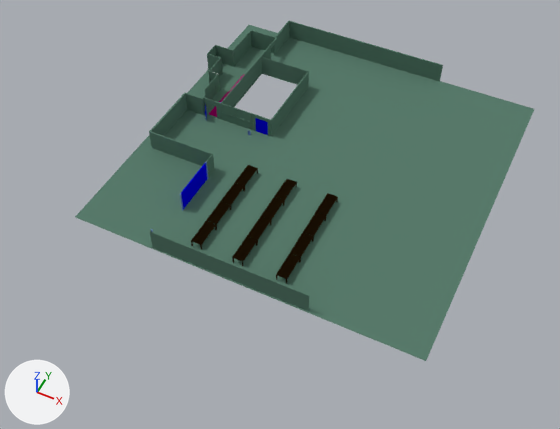
Before and after pictures for a commit that changed the Blender file triboo.blend.
Camera for both pictures: a 50 mm lens placed at (77.0, -246.0, 224.0), pointed at (-22.0, -48.0, -24.0). Lighting does not change. The marker at lower left points along +X, +Y and +Z.

Objects in the first picture: 'muri', 'pavimento 1 piano', 'tavolo.000', 'tavolo.002', 'tavolo.003', 'tavolo.004', 'tavolo.005', 'tavolo.006', 'tavolo.009', 'tavolo.010', 'tavolo.011'.
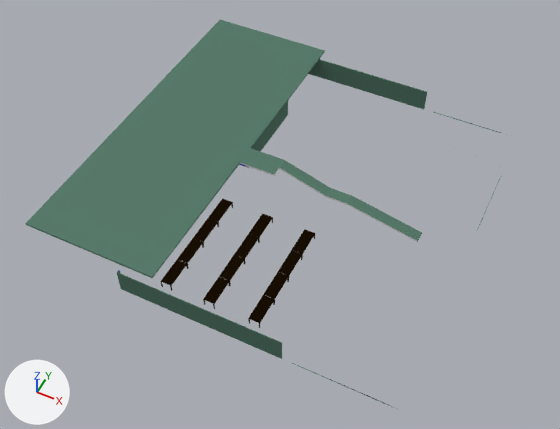
Diff of the bpy script that builds the scene:
```diff
--- a/triboo.blend.py
+++ b/triboo.blend.py
@@ me_plane_018 @@
+me_plane_018.from_pydata(...)  # 792 vertices, 788 faces; spans x -3.72..1.0, y -1.0..1.0, z -0.03..0.41
+# faces by material slot: [19, 769]
+me_plane_018.materials.append(mat_00_00_0000_0)  # its picture is missing
+me_plane_018.materials.append(mat_02_04_0002_0)  # its picture is missing
@@ ob_tavolo_011 @@
 ob_tavolo_011 = bpy.data.objects.new('tavolo.011', me_plane_015)
-ob_tavolo_011.location = (75.5, -34.5, -11.0)
+ob_tavolo_011.location = (75.5, -56.6, -11.0)
 ob_tavolo_011.scale = (3.01, 3.01, 3.01)
@@ ob_tavolo_010 @@
 ob_tavolo_010 = bpy.data.objects.new('tavolo.010', me_plane_014)
-ob_tavolo_010.location = (75.5, -46.4, -11.0)
+ob_tavolo_010.location = (75.5, -68.5, -11.0)
 ob_tavolo_010.scale = (3.01, 3.01, 3.01)
@@ ob_tavolo_009 @@
 ob_tavolo_009 = bpy.data.objects.new('tavolo.009', me_plane_013)
-ob_tavolo_009.location = (75.5, -70.2, -11.0)
+ob_tavolo_009.location = (75.5, -92.4, -11.0)
 ob_tavolo_009.scale = (3.01, 3.01, 3.01)
@@ ob_tavolo_006 @@
 ob_tavolo_006 = bpy.data.objects.new('tavolo.006', me_plane_010)
-ob_tavolo_006.location = (56.6, -70.2, -11.0)
+ob_tavolo_006.location = (56.6, -92.4, -11.0)
 ob_tavolo_006.scale = (3.01, 3.01, 3.01)
@@ ob_tavolo_005 @@
 ob_tavolo_005 = bpy.data.objects.new('tavolo.005', me_plane_009)
-ob_tavolo_005.location = (56.6, -46.4, -11.0)
+ob_tavolo_005.location = (56.6, -68.5, -11.0)
 ob_tavolo_005.scale = (3.01, 3.01, 3.01)
@@ ob_tavolo_000 @@
 ob_tavolo_000 = bpy.data.objects.new('tavolo.000', me_plane_008)
-ob_tavolo_000.location = (56.6, -34.5, -11.0)
+ob_tavolo_000.location = (56.6, -56.6, -11.0)
 ob_tavolo_000.scale = (3.01, 3.01, 3.01)
@@ ob_tavolo_004 @@
 ob_tavolo_004 = bpy.data.objects.new('tavolo.004', me_plane_007)
-ob_tavolo_004.location = (38.1, -34.5, -11.0)
+ob_tavolo_004.location = (38.1, -56.6, -11.0)
 ob_tavolo_004.scale = (3.01, 3.01, 3.01)
@@ ob_tavolo_003 @@
 ob_tavolo_003 = bpy.data.objects.new('tavolo.003', me_plane_006)
-ob_tavolo_003.location = (38.1, -46.4, -11.0)
+ob_tavolo_003.location = (38.1, -68.5, -11.0)
 ob_tavolo_003.scale = (3.01, 3.01, 3.01)
@@ ob_tavolo_002 @@
 ob_tavolo_002 = bpy.data.objects.new('tavolo.002', me_plane_005)
-ob_tavolo_002.location = (38.1, -70.2, -11.0)
+ob_tavolo_002.location = (38.1, -92.4, -11.0)
 ob_tavolo_002.scale = (3.01, 3.01, 3.01)
@@ ob_muri @@
 ob_muri = bpy.data.objects.new('muri', me_plane)
-ob_muri.location = (-75.1, 8.7, -7.5)
+ob_muri.location = (-75.1, -13.5, -7.5)
 ob_muri.rotation_euler = (0.0, 1.571, 0.0)  # degrees (0, 90, 0)
@@ ob_pavimento_1_piano @@
 ob_pavimento_1_piano = bpy.data.objects.new('pavimento 1 piano', me_grid)
-ob_pavimento_1_piano.location = (-16.5, -19.4, -13.9)
+ob_pavimento_1_piano.location = (-16.5, -41.5, -13.9)
 ob_pavimento_1_piano.scale = (-75.5, -75.5, -75.5)
+ob_pavimento_1_piano.hide_viewport = True
@@ ob_plane @@
+ob_plane = bpy.data.objects.new('Plane', me_plane_018)
+ob_plane.location = (-70.8, -36.2, -4.3)
+ob_plane.scale = (-29.1, -76.6, -29.1)
```

Location of each change, [x1, y1, x2, y2] in pixels of the pictures (560 x 429 px):
'pavimento 1 piano', hidden (green)
    before: [75, 25, 534, 361]
'Plane', added (green)
    after: [25, 20, 422, 278]
'muri', moved
    before: [149, 21, 443, 311]
    after: [117, 59, 511, 408]
'tavolo.009', moved
    before: [276, 253, 301, 284]
    after: [248, 295, 275, 328]
'tavolo.006', moved
    before: [232, 237, 257, 266]
    after: [203, 277, 230, 309]
'tavolo.002', moved
    before: [191, 221, 217, 250]
    after: [161, 260, 188, 291]
'tavolo.010', moved
    before: [303, 212, 326, 241]
    after: [278, 250, 302, 276]
'tavolo.011', moved
    before: [316, 193, 338, 216]
    after: [292, 229, 315, 259]
'tavolo.005', moved
    before: [261, 197, 284, 220]
    after: [234, 234, 259, 263]
'tavolo.000', moved
    before: [274, 179, 297, 205]
    after: [249, 213, 273, 242]
'tavolo.003', moved
    before: [221, 183, 245, 205]
    after: [193, 218, 219, 245]
'tavolo.004', moved
    before: [235, 165, 258, 187]
    after: [208, 199, 233, 225]
